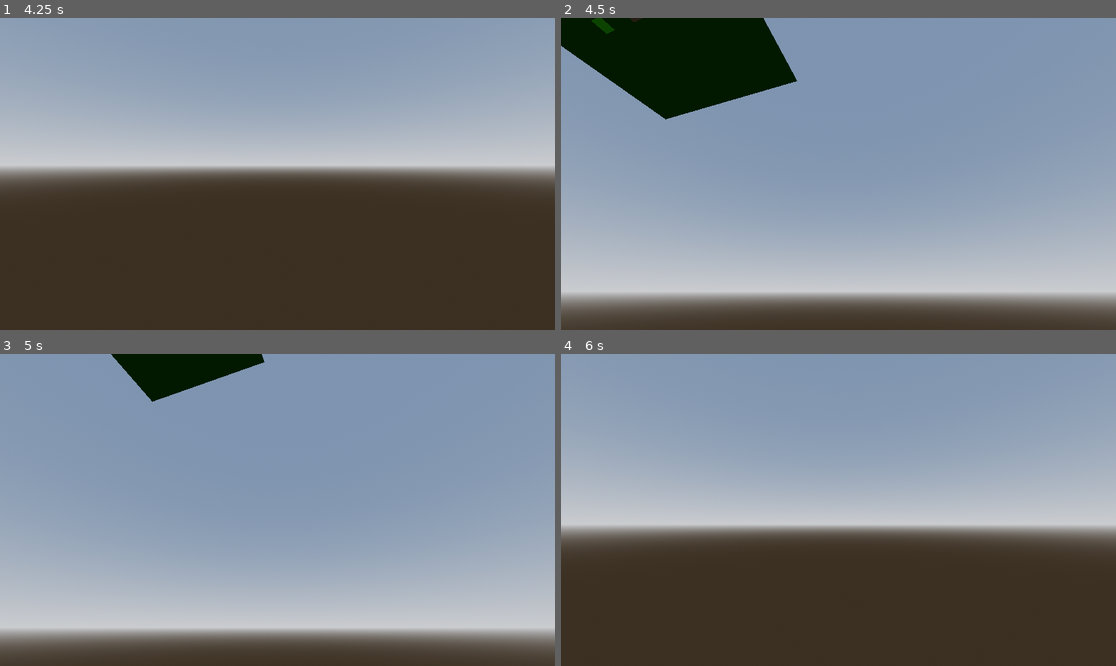
Above: before the commit, frames 1-4 (two rows, left to right).
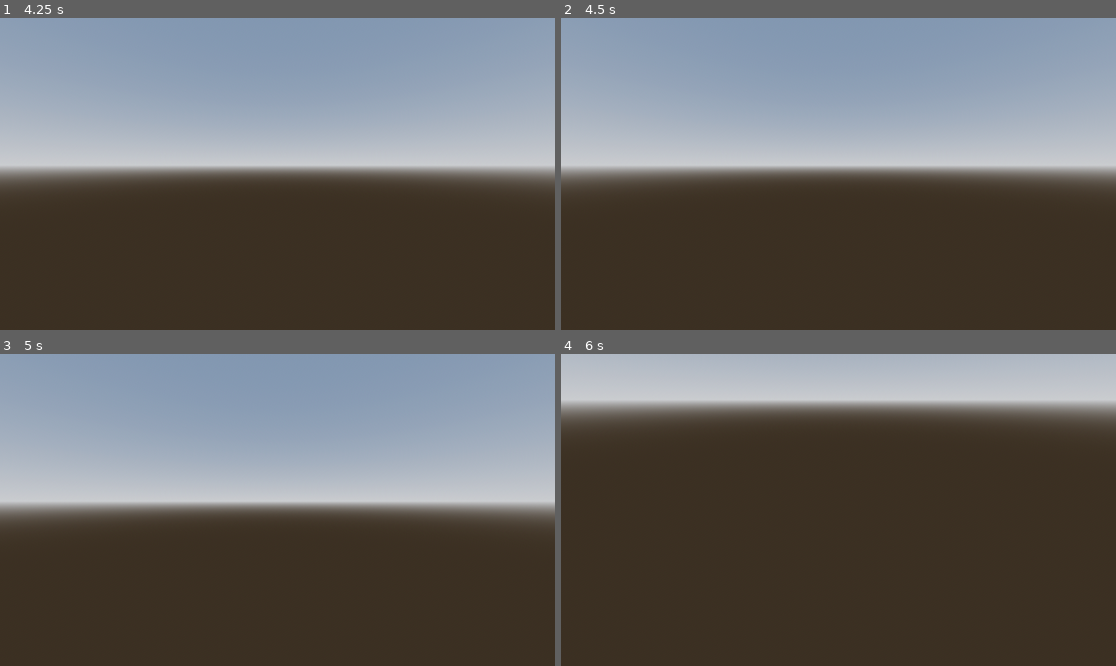
Above: after the commit, the same moments.

Repository: DrSpaniel/fps-tutorial
Game: Godot game, scene res://scenes/world.tscn
Two runs of this game, one before a commit and one after it. Both use one fixed random seed, a clock stepped at 60 frames per second and the inputs below.
Inputs (mouse positions are in pixels of both pictures, inside the frame that each line leads up to):
- Up to frame 1 (4.25 s): tap Enter at 0.5, 3.5 s; move the mouse to (305, 174) at 0.52 s; press the mouse at (305, 174) at 0.53 s; hold W (up) from 0.53 s (still down); tap Space (jump) at 0.77, 1.52, 2.75, 3.02, 3.77 s; move the mouse to (249, 174) at 1.27 s; release the mouse at (249, 174) at 1.28 s; click (249, 174) at 1.35 s; move the mouse to (288, 167) at 2.02 s; press the mouse at (288, 167) at 2.03 s; move the mouse to (271, 180) at 2.77 s; release the mouse at (271, 180) at 2.78 s; click (271, 180) at 2.85 s; move the mouse to (316, 177) at 3.52 s; press the mouse at (316, 177) at 3.53 s; tap Escape (esc) at 4.15 s
- Up to frame 2 (4.5 s): tap Space (jump) at 4.25 s; move the mouse to (672, 127) at 4.27 s; release W (up) at 4.28 s; release the mouse at (672, 127) at 4.28 s; hold A (left) from 4.28 s (still down); click (672, 127) at 4.35 s
- Up to frame 3 (5 s): keep holding A (left); tap Space (jump) at 4.52 s
- Up to frame 4 (6 s): move the mouse to (844, 510) at 5.02 s; release A (left) at 5.03 s; press the mouse at (844, 510) at 5.03 s; hold W (up) 5.03-5.78 s; tap Enter at 5.75 s; move the mouse to (816, 503) at 5.77 s; release the mouse at (816, 503) at 5.78 s; hold D (right) from 5.78 s (still down); click (816, 503) at 5.85 s

Frame 1 is identical in both runs. In frame 2, 78% of the frame differs, in the area x 0-100%, y 0-97%; in frame 3, 71%; in frame 4, 60%.

Commit message:
add mouse esc and click in

Diff:
--- a/scenes/player.gd
+++ b/scenes/player.gd
@@ -8,26 +8,31 @@
 @onready var head = $head
 @onready var camera = $head/Camera3D
 
+var mouseinput := true
+
 func _ready():
 	Input.mouse_mode = Input.MOUSE_MODE_CAPTURED
 
 func _unhandled_input(event):
-	if event is InputEventMouseMotion:
-		head.rotate_y(-event.relative.x * SENSITIVITY)
-		camera.rotate_x(-event.relative.y * SENSITIVITY)
-		camera.rotation.x = clamp(camera.rotation.x, deg_to_rad(-40), deg_to_rad(60))
+	if mouseinput == true:
+		if event is InputEventMouseMotion:
+			head.rotate_y(-event.relative.x * SENSITIVITY)
+			camera.rotate_x(-event.relative.y * SENSITIVITY)
+			camera.rotation.x = clamp(camera.rotation.x, deg_to_rad(-40), deg_to_rad(60))
 
 
 
 func _input(event):
 	if event.is_action_pressed("esc"):
 		Input.mouse_mode = Input.MOUSE_MODE_VISIBLE
+		mouseinput = false
 
 
 	if event.is_action_pressed("click"):
 		if Input.mouse_mode == Input.MOUSE_MODE_VISIBLE:
 			Input.mouse_mode = Input.MOUSE_MODE_CAPTURED
 			get_viewport().set_input_as_handled()
+		mouseinput = true
 
 func _physics_process(delta: float) -> void:
 	# Add the gravity.
